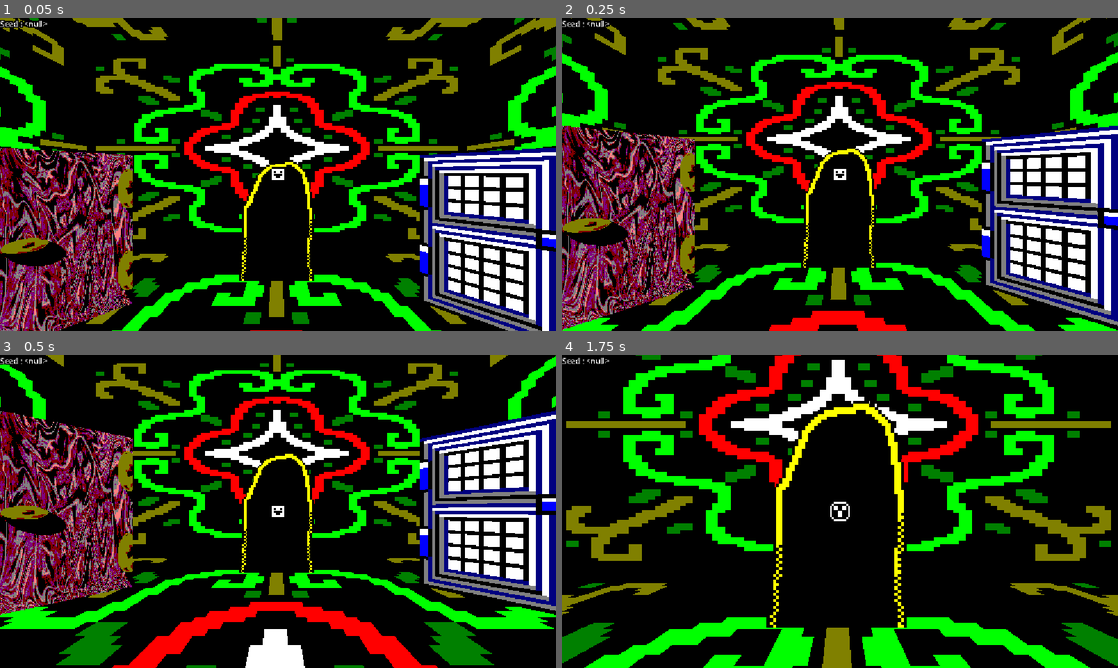
Above: before the commit, frames 1-4 (two rows, left to right).
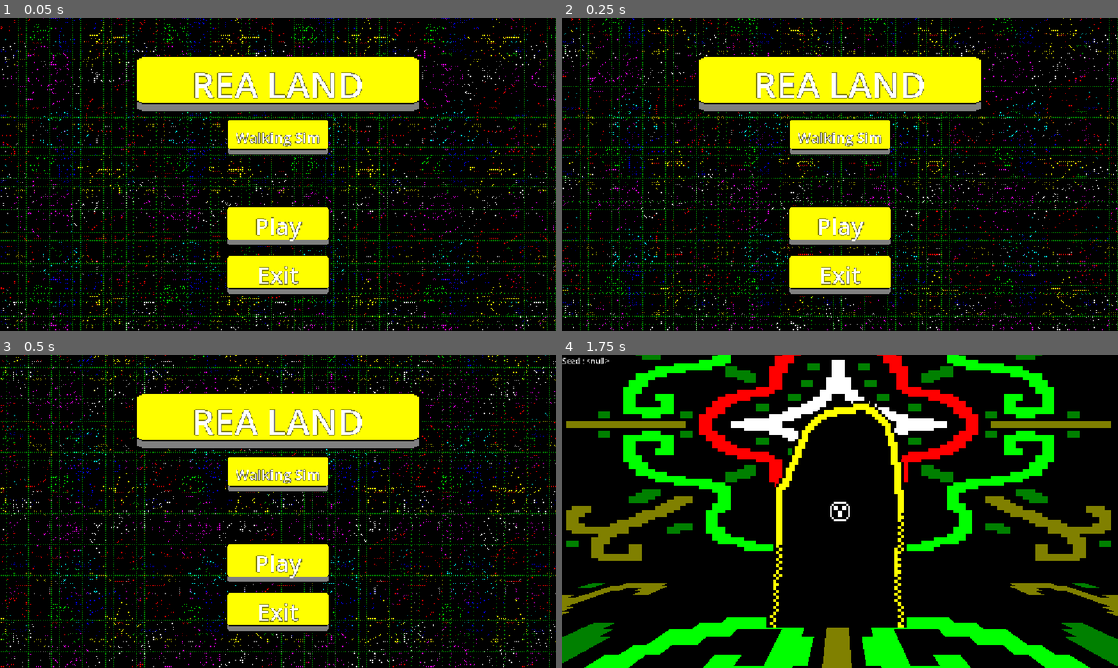
Above: after the commit, the same moments.

Repository: CrimsoneArt/REALAND-Walking-Sim
Game: Godot game, scene res://Scenes/SceneLoader.tscn
Two runs of this game, one before a commit and one after it. Both use one fixed random seed, a clock stepped at 60 frames per second and the inputs below.
Inputs (mouse positions are in pixels of both pictures, inside the frame that each line leads up to):
- Up to frame 1 (0.05 s): no input
- Up to frame 2 (0.25 s): no input
- Up to frame 3 (0.5 s): no input
- Up to frame 4 (1.75 s): click (840, 564) at 0.5 s, where only the run after the commit has a clickable "Play"; tap Enter (Enter) at 1.25, 1.35 s; move the mouse to (867, 511) at 1.27 s; hold W (Up) from 1.28 s (still down)

The runs differ from the first frame. In frame 1, 52% of the frame differs, in the area x 0-100%, y 0-100%; in frame 2, 52%; in frame 3, 54%; in frame 4, nothing differs.

Commit message:
Added a Main Menu

Diff:
--- a/Scenes/ColorBander.tscn
+++ b/Scenes/ColorBander.tscn
@@ -15,3 +15,4 @@
 anchor_bottom = 1.0
 grow_horizontal = 2
 grow_vertical = 2
+mouse_filter = 2
--- a/Scenes/FlowersNexus.tscn
+++ b/Scenes/FlowersNexus.tscn
@@ -133,7 +133,9 @@
 [node name="ObjectVariablesComponent" type="Node" parent="DoorObject" unique_id=1519912101]
 script = ExtResource("9_q53a6")
 Variables = Dictionary[String, Variant]({
-"Seed": 3238798147
+"Seed": 3238798147,
+"SpriteHeight": 2.88,
+"SpriteNumber": 1
 })
 metadata/_custom_type_script = "uid://cbgpvmrkx1dw3"
 
@@ -144,7 +146,9 @@
 [node name="ObjectVariablesComponent" type="Node" parent="DoorObject2" unique_id=504850894]
 script = ExtResource("9_q53a6")
 Variables = Dictionary[String, Variant]({
-"Seed": 1399057779
+"Seed": 1399057779,
+"SpriteHeight": 2.88,
+"SpriteNumber": 1
 })
 metadata/_custom_type_script = "uid://cbgpvmrkx1dw3"
 
@@ -155,6 +159,8 @@
 [node name="ObjectVariablesComponent" type="Node" parent="DoorObject3" unique_id=1142562638]
 script = ExtResource("9_q53a6")
 Variables = Dictionary[String, Variant]({
-"Seed": 3948793713
+"Seed": 3948793713,
+"SpriteHeight": 2.88,
+"SpriteNumber": 1
 })
 metadata/_custom_type_script = "uid://cbgpvmrkx1dw3"
--- /dev/null
+++ b/Scenes/Menus/MainMenu.tscn
@@ -0,0 +1,103 @@
+[gd_scene format=3 uid="uid://bd3fq1otx3ud6"]
+
+[ext_resource type="Shader" uid="uid://cxl5m7cwrixg5" path="res://Scenes/Menus/Scroll.gdshader" id="1_hqtmt"]
+[ext_resource type="PackedScene" uid="uid://glnssl8bcg2t" path="res://Scenes/Menus/RandomizedButton.tscn" id="1_v3fht"]
+[ext_resource type="Texture2D" uid="uid://d2easpdp2w8s7" path="res://Scenes/Menus/BGMneu.png" id="2_b42ut"]
+
+[sub_resource type="ShaderMaterial" id="ShaderMaterial_b42ut"]
+shader = ExtResource("1_hqtmt")
+shader_parameter/scroll_speed = Vector2(-0.3, 0.3)
+shader_parameter/color1 = Color(0, 0, 0, 1)
+shader_parameter/is_silhuoted = false
+shader_parameter/intensity = 0.70000001043084
+
+[node name="MainMenu" type="Control" unique_id=588403170]
+texture_filter = 1
+layout_mode = 3
+anchors_preset = 15
+anchor_right = 1.0
+anchor_bottom = 1.0
+grow_horizontal = 2
+grow_vertical = 2
+
+[node name="TextureRect" type="TextureRect" parent="." unique_id=1049389154]
+material = SubResource("ShaderMaterial_b42ut")
+layout_mode = 1
+anchors_preset = 15
+anchor_right = 1.0
+anchor_bottom = 1.0
+grow_horizontal = 2
+grow_vertical = 2
+texture = ExtResource("2_b42ut")
+stretch_mode = 1
+
+[node name="RandomizedButton" parent="." unique_id=1019148459 instance=ExtResource("1_v3fht")]
+layout_mode = 1
+anchors_preset = 8
+anchor_left = 0.5
+anchor_top = 0.5
+anchor_right = 0.5
+anchor_bottom = 0.5
+offset_left = -108.0
+offset_top = 66.0
+offset_right = 108.0
+offset_bottom = 148.0
+grow_horizontal = 2
+grow_vertical = 2
+theme_override_font_sizes/font_size = 48
+text = "Play"
+EnterTargetScene = true
+TargetScenePath = "res://Scenes/HubWorld.tscn"
+
+[node name="RandomizedButton2" parent="." unique_id=680655530 instance=ExtResource("1_v3fht")]
+layout_mode = 1
+anchors_preset = 8
+anchor_left = 0.5
+anchor_top = 0.5
+anchor_right = 0.5
+anchor_bottom = 0.5
+offset_left = -108.0
+offset_top = 167.0
+offset_right = 108.0
+offset_bottom = 249.0
+grow_horizontal = 2
+grow_vertical = 2
+theme_override_font_sizes/font_size = 48
+text = "Exit"
+ForceQuit = true
+
+[node name="RandomizedButton3" parent="." unique_id=671396378 instance=ExtResource("1_v3fht")]
+layout_mode = 1
+anchors_preset = 8
+anchor_left = 0.5
+anchor_top = 0.5
+anchor_right = 0.5
+anchor_bottom = 0.5
+offset_left = -299.0
+offset_top = -245.0
+offset_right = 299.0
+offset_bottom = -129.0
+grow_horizontal = 2
+grow_vertical = 2
+mouse_filter = 2
+theme_override_font_sizes/font_size = 74
+text = "REA LAND"
+ForceQuit = true
+
+[node name="RandomizedButton4" parent="." unique_id=93331285 instance=ExtResource("1_v3fht")]
+layout_mode = 1
+anchors_preset = 8
+anchor_left = 0.5
+anchor_top = 0.5
+anchor_right = 0.5
+anchor_bottom = 0.5
+offset_left = -105.0
+offset_top = -115.5
+offset_right = 105.0
+offset_bottom = -40.5
+grow_horizontal = 2
+grow_vertical = 2
+mouse_filter = 2
+theme_override_font_sizes/font_size = 30
+text = "Walking Sim"
+ForceQuit = true
--- /dev/null
+++ b/Scenes/Menus/RandomizedButton.gd
@@ -0,0 +1,37 @@
+extends Button
+
+@export var ForceQuit := false
+@export var EnterTargetScene := false
+@export var TargetScenePath : String
+
+var target_scale = Vector2(1.0,1.0)
+
+func _ready() -> void:
+	add_theme_stylebox_override("normal", get_theme_stylebox("normal").duplicate())
+	pivot_offset = size/2.0
+
+func _on_pressed() -> void:
+	if ForceQuit:
+		get_tree().quit()
+	elif EnterTargetScene:
+		get_node("/root/SceneLoader").load_regular_scene(TargetScenePath)
+
+func _on_change_texture_timer_timeout() -> void:
+	get_theme_stylebox("normal").texture = load("res://Scenes/Menus/RandomizedButtonSprites/RandomizedButtonSprite"+str(randi_range(1,5))+".png")
+	set("theme_override_colors/font_color", Color(randf(), randf(), randf(), 1.0))
+	set("theme_override_colors/font_outline_color", Color(randf(), randf(), randf(), 1.0))
+	set("theme_override_constants/outline_size", randi_range(0,12))
+	var font_number = randi_range(1,8)
+	var font = load("res://Scenes/Menus/Fonts/"+str(font_number)+".otf")
+	if font == null:
+		font = load("res://Scenes/Menus/Fonts/"+str(font_number)+".ttf")
+	set("theme_override_fonts/font", font)
+
+func _process(delta: float) -> void:
+	scale = lerp(scale,target_scale,delta*4.0)
+
+func _on_mouse_entered() -> void:
+	target_scale = Vector2(2.0,2.0)
+
+func _on_mouse_exited() -> void:
+	target_scale = Vector2(1.0,1.0)
--- /dev/null
+++ b/Scenes/Menus/RandomizedButton.tscn
@@ -0,0 +1,30 @@
+[gd_scene format=3 uid="uid://glnssl8bcg2t"]
+
+[ext_resource type="Texture2D" uid="uid://cx0uji5f1kuoj" path="res://Scenes/Menus/RandomizedButtonSprites/RandomizedButtonSprite4.png" id="1_ho6rl"]
+[ext_resource type="Script" uid="uid://biowloyrts2i8" path="res://Scenes/Menus/RandomizedButton.gd" id="1_yc4fn"]
+
+[sub_resource type="StyleBoxTexture" id="StyleBoxTexture_yc4fn"]
+texture = ExtResource("1_ho6rl")
+
+[sub_resource type="StyleBoxFlat" id="StyleBoxFlat_ho6rl"]
+bg_color = Color(0, 0, 0, 1)
+
+[node name="RandomizedButton" type="Button" unique_id=1019148459]
+texture_filter = 1
+offset_right = 8.0
+offset_bottom = 8.0
+theme_override_colors/font_color = Color(0.875, 0.875, 0.875, 1)
+theme_override_colors/font_outline_color = Color(0, 0, 0, 1)
+theme_override_constants/outline_size = 4
+theme_override_styles/normal = SubResource("StyleBoxTexture_yc4fn")
+theme_override_styles/hover = SubResource("StyleBoxFlat_ho6rl")
+text = "Lorem Ipsum"
+script = ExtResource("1_yc4fn")
+
+[node name="ChangeTextureTimer" type="Timer" parent="." unique_id=545846842]
+autostart = true
+
+[connection signal="mouse_entered" from="." to="." method="_on_mouse_entered"]
+[connection signal="mouse_exited" from="." to="." method="_on_mouse_exited"]
+[connection signal="pressed" from="." to="." method="_on_pressed"]
+[connection signal="timeout" from="ChangeTextureTimer" to="." method="_on_change_texture_timer_timeout"]
--- /dev/null
+++ b/Scenes/Menus/Scroll.gdshader
@@ -0,0 +1,24 @@
+shader_type canvas_item;
+
+uniform vec2 scroll_speed = vec2(0.1, 0.1); // scroll speed per second
+uniform vec4 color1 : source_color;
+uniform bool is_silhuoted = false;
+
+uniform float intensity: hint_range(0.0, 1.0, 0.05) = 0.0;
+
+const mat4 THRESHOLD_MATRIX = mat4(
+		vec4(1.0 / 17.0,  9.0 / 17.0,  3.0 / 17.0, 11.0 / 17.0),
+		vec4(13.0 / 17.0,  5.0 / 17.0, 15.0 / 17.0,  7.0 / 17.0),
+		vec4(4.0 / 17.0, 12.0 / 17.0,  2.0 / 17.0, 10.0 / 17.0),
+		vec4(16.0 / 17.0,  8.0 / 17.0, 14.0 / 17.0,  6.0 / 17.0));
+
+void fragment() {
+    vec2 uv = UV + TIME * scroll_speed;
+    uv = fract(uv);
+    COLOR = texture(TEXTURE, uv);
+	uv = UV / TEXTURE_PIXEL_SIZE;
+	COLOR.a *= step(0.0, THRESHOLD_MATRIX[int(uv.x/2.0) % 4][int(uv.y/2.0) % 4] - intensity);
+	if (COLOR.a > 0.0 && is_silhuoted) {
+		COLOR = vec4(color1.r,color1.g,color1.b,COLOR.a);
+	}
+}
--- a/Scenes/SceneLoader.gd
+++ b/Scenes/SceneLoader.gd
@@ -4,7 +4,7 @@
 var DimensionNode
 
 func _ready() -> void:
-	load_regular_scene("res://Scenes/HubWorld.tscn")
+	load_regular_scene("res://Scenes/Menus/MainMenu.tscn")
 
 func load_regular_scene(ScenePath:String):
 	kill_all_children()
--- a/project.godot
+++ b/project.godot
@@ -107,3 +107,4 @@
 [rendering]
 
 rendering_device/driver.windows="d3d12"
+environment/defaults/default_clear_color=Color(0, 0, 0, 1)
Binary file added: Scenes/Menus/BGMneu.aseprite
Binary file added: Scenes/Menus/BGMneu.png
Not shown, added: Scenes/Menus/BGMneu.png.import
Binary file added: Scenes/Menus/Fonts/1.otf
Not shown, added: Scenes/Menus/Fonts/1.otf.import
Binary file added: Scenes/Menus/Fonts/2.ttf
Not shown, added: Scenes/Menus/Fonts/2.ttf.import
Binary file added: Scenes/Menus/Fonts/3.otf
Not shown, added: Scenes/Menus/Fonts/3.otf.import
Binary file added: Scenes/Menus/Fonts/4.otf
Not shown, added: Scenes/Menus/Fonts/4.otf.import
Binary file added: Scenes/Menus/Fonts/5.ttf
(and 24 more such lines)
